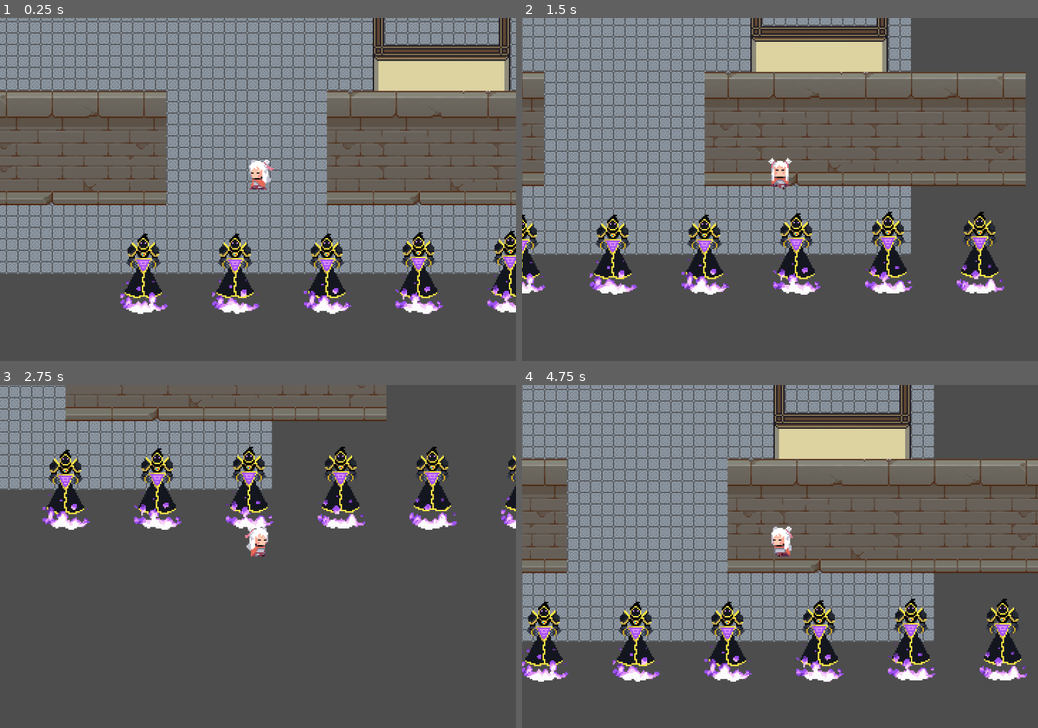
Above: before the commit, frames 1-4 (two rows, left to right).
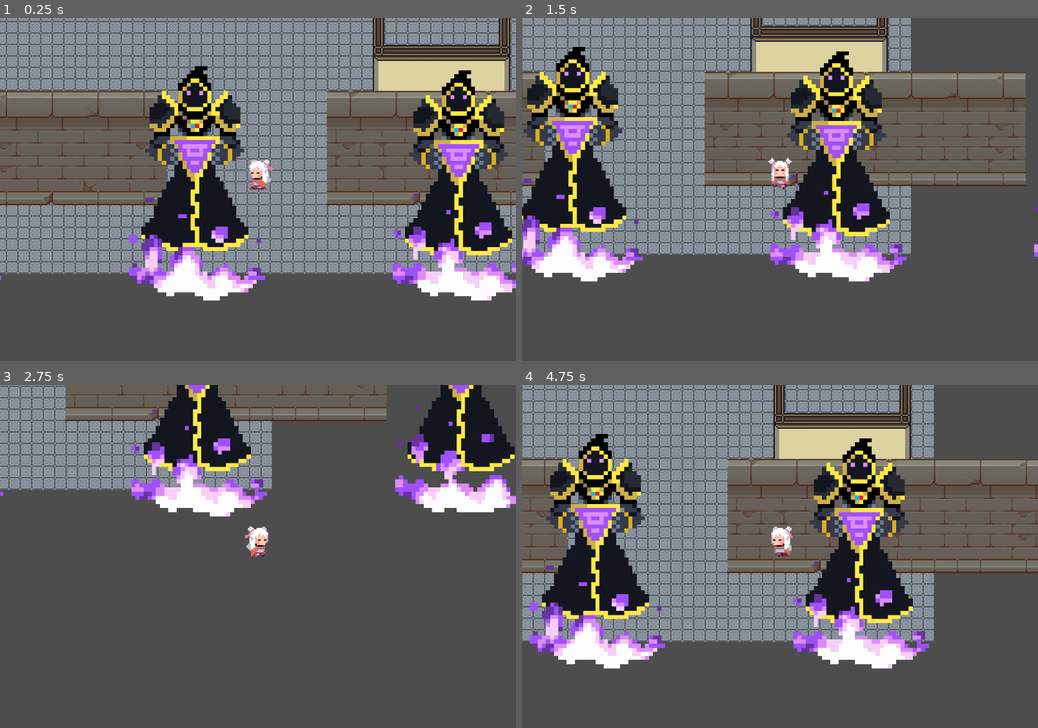
Above: after the commit, the same moments.

Repository: Harukaa999/Path-to-Crusaders-Trashed-
Game: Godot game, scene res://Game/game.tscn
The game is run twice, just before and just after one commit, with the same random seed, the same clock (stepped at 60 frames per second) and the same inputs.
Inputs:
- Up to frame 1 (0.25 s): no input
- Up to frame 2 (1.5 s): hold D (move_right) 0.53-1.28 s; hold S (move_down) from 1.28 s (still down)
- Up to frame 3 (2.75 s): release S (move_down) at 2.03 s; hold D (move_right) from 2.03 s (still down)
- Up to frame 4 (4.75 s): release D (move_right) at 2.78 s; hold W (move_up) 2.78-3.53 s; hold A (move_left) from 3.53 s (still down)

The runs differ from the first frame. In frame 1, 22% of the frame differs, in the area x 0-100%, y 14-87%; in frame 2, 23%; in frame 3, 16%; in frame 4, 24%, in the area x 0-98%, y 14-87%.

Commit message:
Update game.tscn

Diff:
--- a/Game/game.tscn
+++ b/Game/game.tscn
@@ -2687,5 +2687,6 @@
 layer_1/tile_data = PackedInt32Array(458757, 196618, 15, 458758, 262154, 15, 458759, 327690, 15, 458760, 393226, 15, 45 …(3524 unchanged characters)…
 
 [node name="MageGuardian-magenta" type="Sprite2D" parent="."]
-position = Vector2(337, 177)
+position = Vector2(-503, 117)
+scale = Vector2(2.875, 2.875)
 texture = ExtResource("9_nf3lt")
